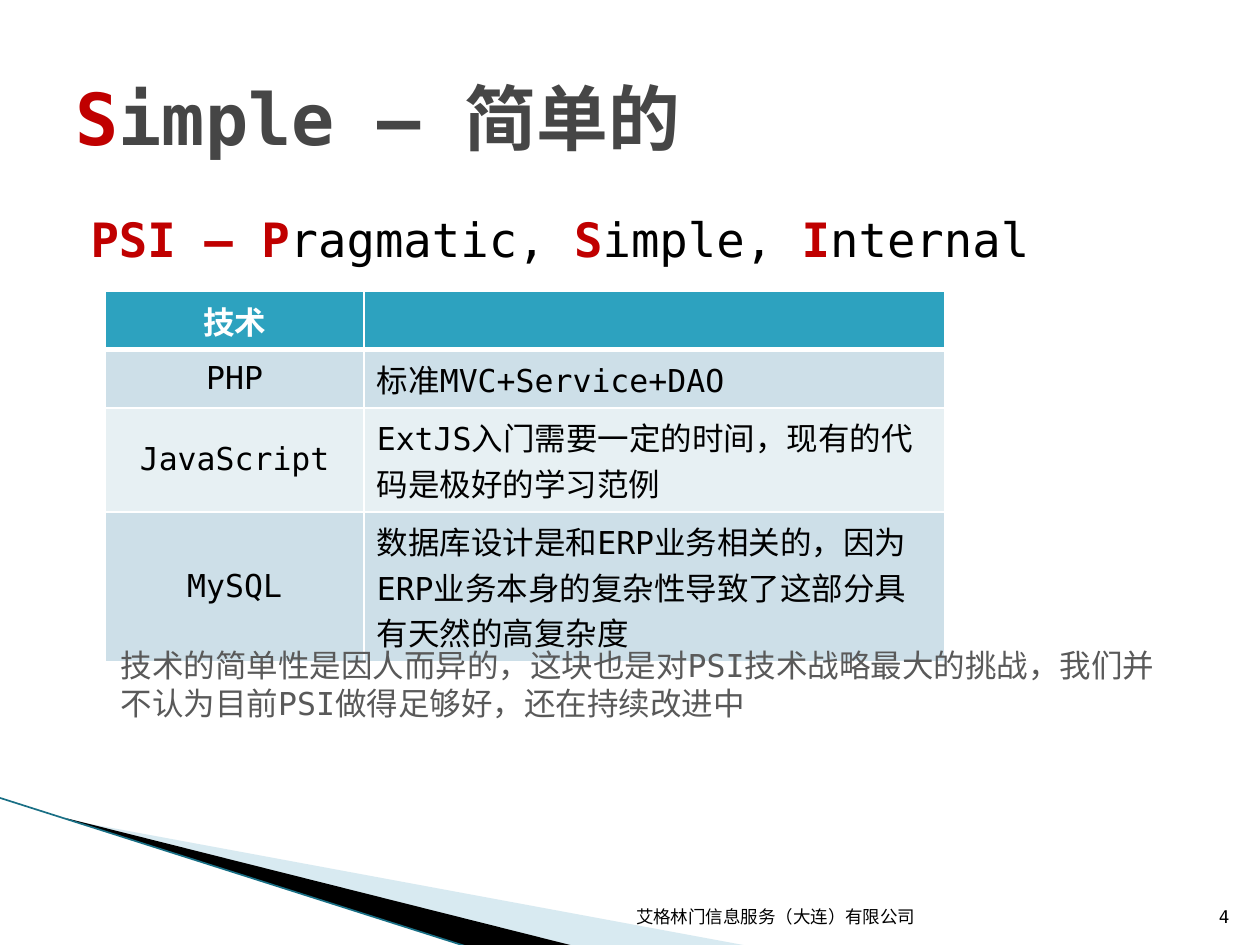
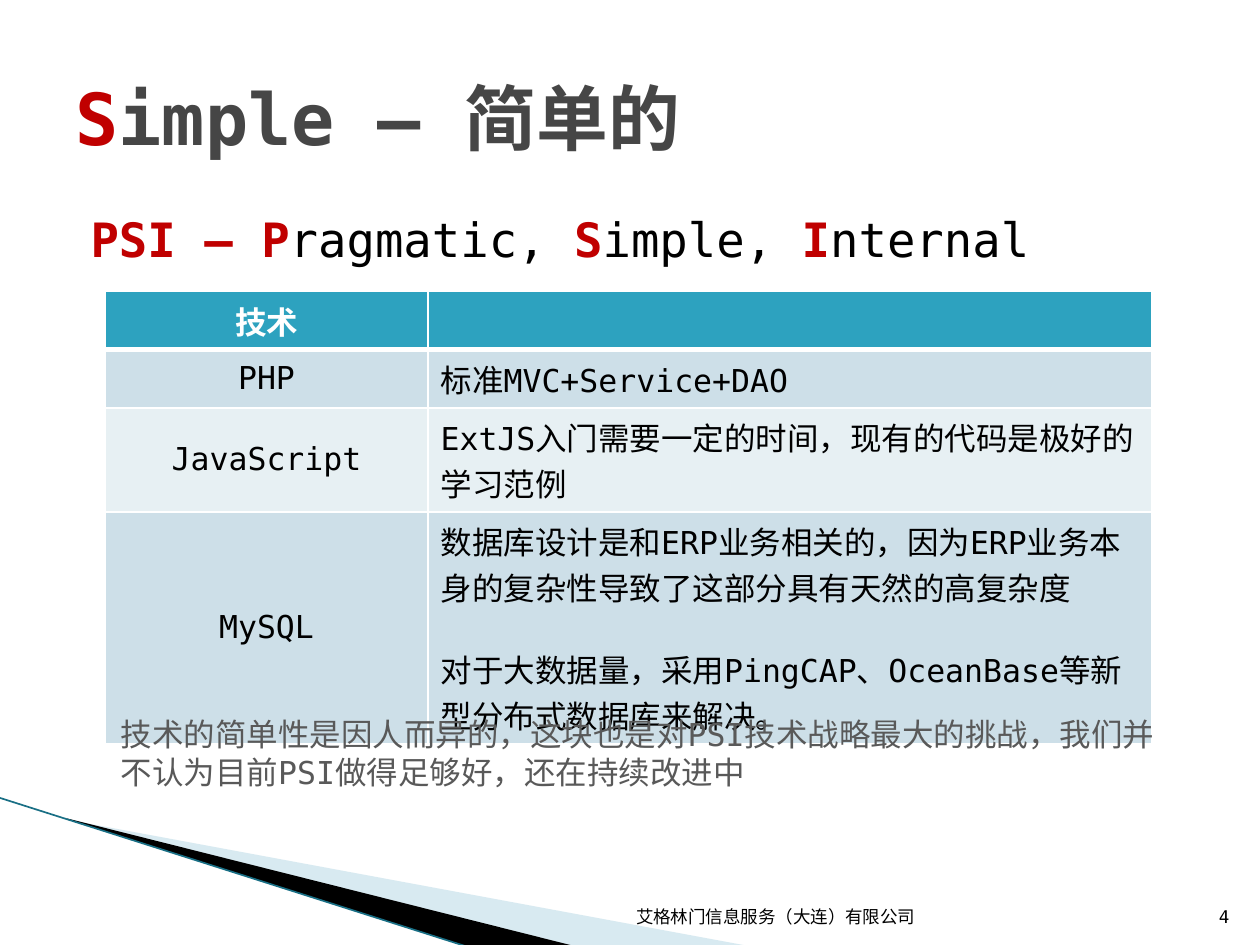
Before and after one commit to wuzhiping/PSI, a slide deck: slide 4 of doc/01 战略/PSI技术战略.pptx. Drawn at 1260x945 pixels with LibreOffice and Linux fonts; fonts in the diff are those of the drawing; background and template pictures are left out. Boxes give left, top, right and bottom in pixels: in the first picture for what was removed or moved away, otherwise in the second. Text is boxed around its words. In the diff, an @@ line names an element or a change of style, - is before the commit and + after.

Commit message:
文档 - PSI技术战略

```diff
--- a/doc/01 战略/PSI技术战略.pptx
+++ b/doc/01 战略/PSI技术战略.pptx
@@ table at box(105, 291, 1150, 740) @@
-row 4, column 2: 数据库设计是和ERP业务相关的，因为ERP业务本身的复杂性导致了这部分具有天然的高复杂度
+row 4, column 2: 数据库设计是和ERP业务相关的，因为ERP业务本身的复杂性导致了这部分具有天然的高复杂度 / 对于大数据量，采用PingCAP、OceanBase等新型分布式数据库来解决。
@@ table: place and size @@
-table at box(105, 291, 945, 608)
+table at box(105, 291, 1150, 740)
@@ text "技术的简单性是因人而异的，这块也是对PSI技术战略最大的挑战，我们并不认为目前PSI做得足够好，还在持续改进中": place and size @@
-text "技术的简单性是因人而异的，这块也是对PSI技术战略最大的挑战，我们并不认为目前PSI做得足够好，还在持续改进中" at box(121, 645, 1154, 718)
+text "技术的简单性是因人而异的，这块也是对PSI技术战略最大的挑战，我们并不认为目前PSI做得足够好，还在持续改进中" at box(121, 714, 1154, 787)
```
